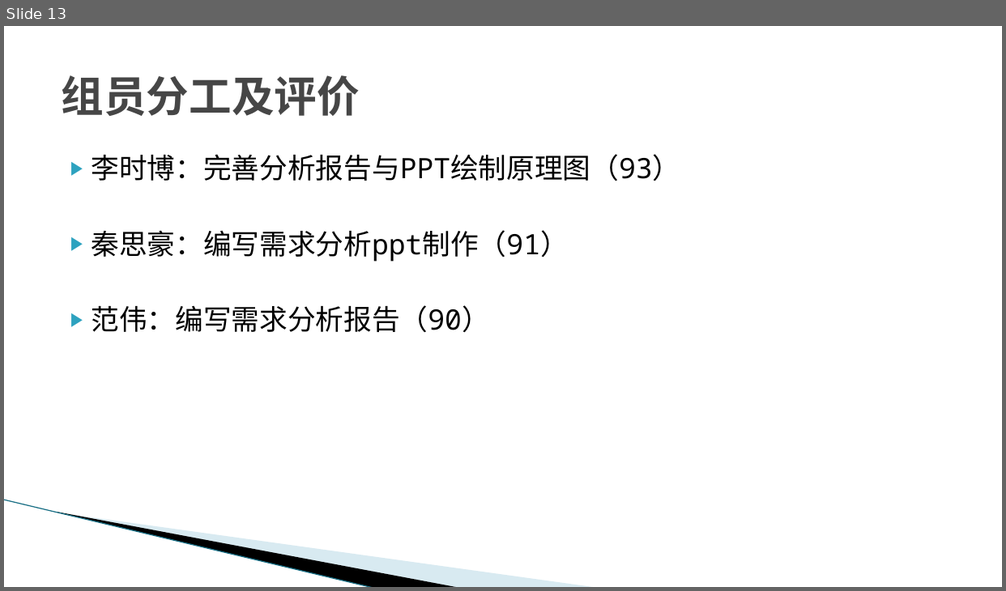
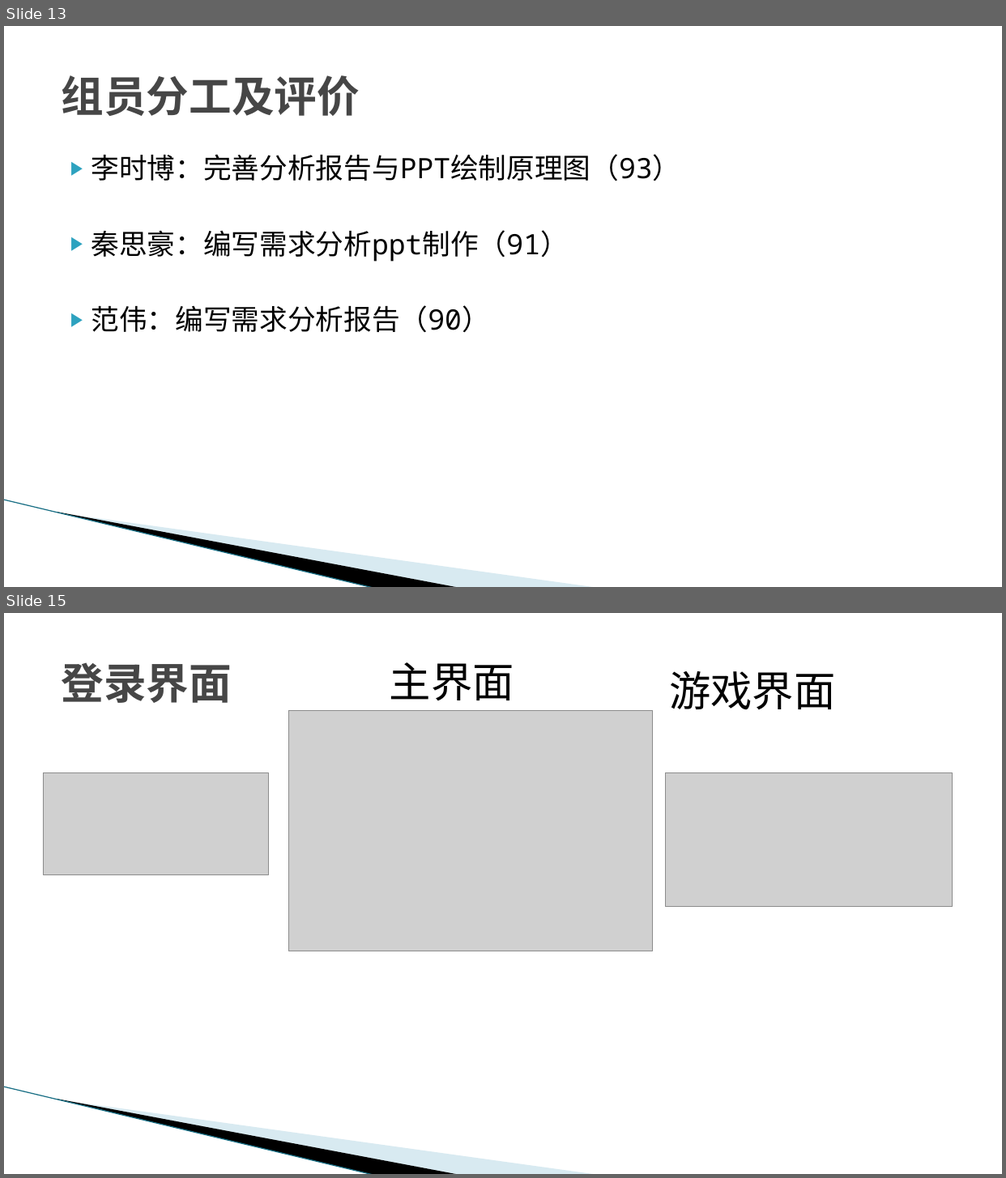
Before and after one commit to G17workfordadoudou/dadoudou, a slide deck: SE2022-G17小组-软件需求.pptx. Shown one above the other, each under a label of ours: slide 13 before the commit, slides 13 and 15 after it; the slides between them are not shown. The pictures are 1006x591 and 1006x1178 pixels, drawn with LibreOffice and Linux fonts; fonts in the diff are those of the drawing; grey boxes stand for pictures; background and template pictures are left out. Boxes give left, top, right and bottom in pixels: in the first picture for what was removed or moved away, otherwise in the second. Text is boxed around its words. In the diff, an @@ line names an element or a change of style, - is before the commit and + after.

```diff
--- a/SE2022-G17小组-软件需求.pptx
+++ b/SE2022-G17小组-软件需求.pptx
@@ slide 15 added at (4,613,1002,1174), background #FFFFFF; not listed: 3 template elements that a slide beside it also shows @@
@@ title added at (62,662,232,703), 41 pt, text #464646, bold @@
+登录界面
@@ text added at (390,662,514,701), 40 pt, text #000000 @@
+主界面
@@ text added at (669,671,835,710), 40 pt, text #000000 @@
+游戏界面
@@ picture added at (288,710,653,952) @@
@@ picture added at (43,773,268,875) @@
@@ picture added at (666,773,953,906) @@
```
Also in this commit, not shown: 2 slides changed, 1 other slide added, 1 other file.
